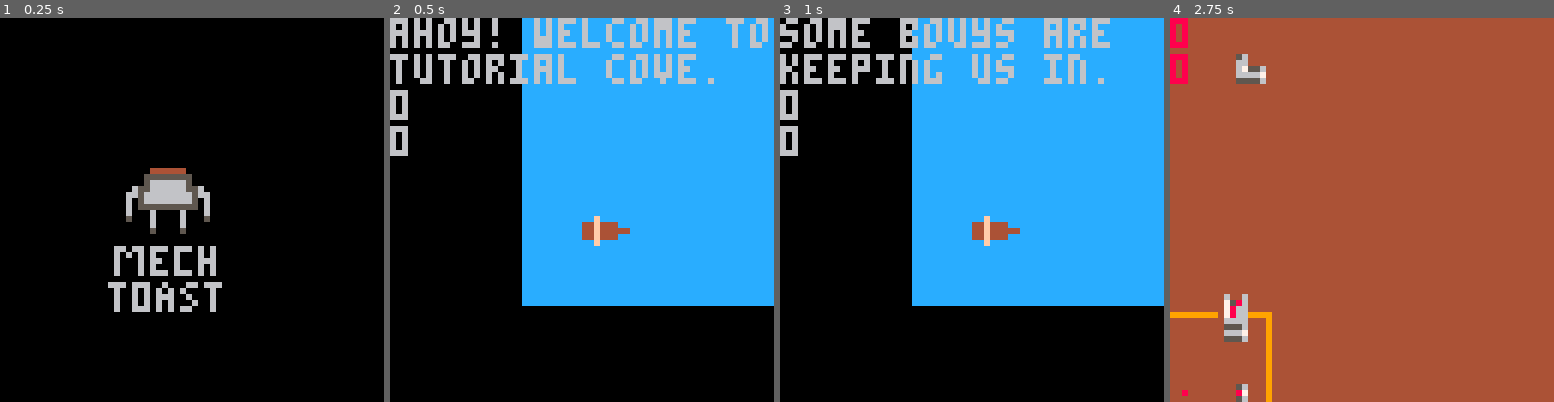
Above: before the commit, frames 1-4 (left to right).
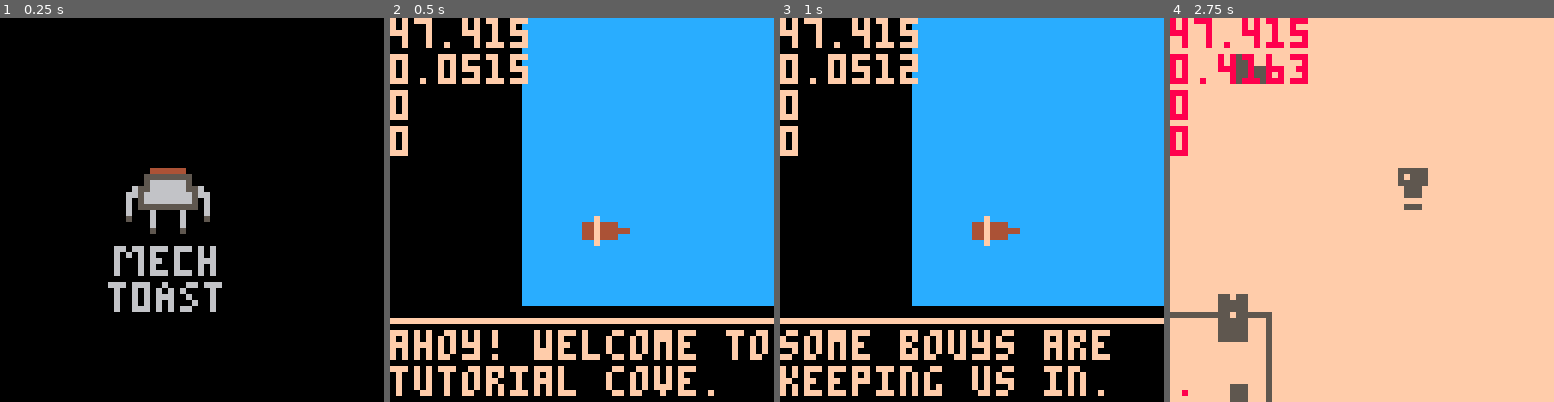
Above: after the commit, the same moments.

Repository: m-r-hunt/Pico-8-Carts
Game: PICO-8 cartridge lowrezjam.p8
Two runs of this game, one before a commit and one after it. Both use one fixed random seed, a clock stepped at 60 frames per second and the inputs below.
Inputs:
- Up to frame 1 (0.25 s): no input
- Up to frame 2 (0.5 s): tap X (X key) at 0.33 s
- Up to frame 3 (1 s): tap O (Z key) at 0.7 s
- Up to frame 4 (2.75 s): tap X (X key) at 1.07, 1.85 s; hold Right 1.6-2.1 s; tap O (Z key) at 1.7, 2.1, 2.5 s; hold Up 2.15-2.42 s; hold Right from 2.47 s (still down)

Frame 1 is identical in both runs. In frame 2, 15% of the frame differs, in the area x 0-100%, y 0-99%; in frame 3, 14%; in frame 4, 99%, in the area x 0-100%, y 0-100%.

Commit message:
More work on lrj game.

Diff:
--- a/lowrezjam.p8
+++ b/lowrezjam.p8
@@ -91,14 +91,20 @@
  -- ui and other stuff over the
  -- top of the game.
  camera()
+
+ if (mapmode) draw_map()
+ if message then
+  rectfill(0,50,63,63,0)
+  rect(0,50,63,50,15)
+  cursor(0,52)
+  color(15)
+  print(message_str[message_id])
+ end
+
  cursor(0,0)
-
- if (mapmode) draw_map()
- if (message) print(message_str[message_id])
-
  --debug and other.todo remove
- --print(stat(0))
- --print(stat(1))
+ print(stat(0))
+ print(stat(1))
  print(man.x)
  print(man.y)
 end
@@ -106,7 +112,11 @@
 function draw_map()
  for i=0,64,1 do
   for j=0,64,1 do
-   pset(i,j,mget(i,j))
+   if band(1,fget(mget(i,j)))!=0 then
+    pset(i,j,5)
+   else
+    pset(i,j,15)
+   end
   end
  end
  pset(p.x/8,p.y/8,8)
@@ -142,12 +152,28 @@
   end
 end
 
+function move_man(dx,dy)
+ tgt_px1=pget(32+dx,32+dy)
+ tgt_px2=pget(32+dx,31+dy)
+ if tgt_px1!=4 and tgt_px1!=12 and
+    tgt_px2!=4 and tgt_px2!=12
+ then
+  man.x+=dx
+  man.y+=dy
+  return true
+ end
+ return false
+end
+
 function update_docked()
-  moved=false
-  if btnp(0) then man.x-=1 moved=true end
-  if btnp(1) then man.x+=1 moved=true end
-  if btnp(2) then man.y-=1 moved=true end
-  if btnp(3) then man.y+=1 moved=true end
+  local moved=false
+  local dx=0
+  local dy=0
+  if btnp(0) then dx-=1 end
+  if btnp(1) then dx+=1 end
+  if btnp(2) then dy-=1 end
+  if btnp(3) then dy+=1 end
+  if (dx!=0 or dy!=0) moved=move_man(dx,dy)
   if (btnp(5)) docked=false
   if moved and manprompts[man.x]!=nil and manprompts[man.x][man.y]!=nil then
    show_message(manprompts[man.x][man.y])
@@ -529,7 +555,7 @@
 
 
 __gff__
-0000000000010100000000000000000000000000010101010101000000000000000000000101010101030000000000000000000001010103010000000000000000000000000000000000000000000000000000000000000000000000000000000000000000000000000000000000000000000000000000000000000000000000
+0000000000010100000000000000000000000000010101010101010101000000000000000101010101030101010000000000000001010103010100000000000000000000000000000000000000000000000000000000000000000000000000000000000000000000000000000000000000000000000000000000000000000000
 0000000000000000000000000000000000000000000000000000000000000000000000000000000000000000000000000000000000000000000000000000000000000000000000000000000000000000000000000000000000000000000000000000000000000000000000000000000000000000000000000000000000000000
 __map__
 0404040404040404040404040404040404040404040404040404040404040404040404040404040404040404040404040404040404040404040404040404040404040404040404040404040404040404040404040404040404040404040404040404040404040404040404040404040404040404040404040404040404040404
@@ -557,140 +583,140 @@
 0404040404040404040404040404040404040404040404040404040404040404040404040404040404040404040404040404040404040404040404040404040404040404040404040404040404040404040404040404040404040404040404040404040404040404040404040404040404040404040404040404040404040404
 0404040404040404040404040404040404040404040404040404040404040404040404040404040404040404040404040404040404040404040404040404040404040404040404040404040404040404040404040404040404040404040404040404040404040404040404040404040404040404040404040404040404040404
 0404040404040404040404040404040404040404040404040404040404040404040404040404040404040404040404040404040404040404040404040404040404040404040404040404040404040404040404040404040404040404040404040404040404040404040404040404040404040404040404040404040404040404
-0404040404040404040404040404040404040404040404040404040404040404040404040404040404040404040404040404040404040404040404040404040404040404040404040404040404040404040404040404040404040404040404040404040404040404040404040404040404040404040404040404040404040404
-0404040404040404040404040404040404040404040404040404040404040404040404040404040404040404040404040404040404040404040404040404040404040404040404040404040404040404040404040404040404040404040404040404040404040404040404040404040404040404040404040404040404040404
-0404040404040404040404040404040404040404040404040404040404040404040404040404040404040404040404040404040404040404040404040404040404040404040404040404040404040404040404040404040404040404040404040404040404040404040404040404040404040404040404040404040404040404
-0404040404040404040404040404040404040404040404040404040404040404040404040404040404040404040404040404040404040404040404040404040404040404040404040404040404040404040404040404040404040404040404040404040404040404040404040404040404040404040404040404040404040404
-0404040404040404040404040404040404040404040404040404040404040404040404040404040404040404040404040404040404040404040404040404040404040404040404040404040404040404040404040404040404040404040404040404040404040404040404040404040404040404040404040404040404040404
-0404040404040404040404040404040404040404040404040404040404040404040404040404040404040404040404040404040404040404040404040404040404040404040404040404040404040404040404040404040404040404040404040404040404040404040404040404040404040404040404040404040404040404
-0404040404040404040404040404040404040404040404040404040404040404040404040404040404040404040404040404040404040404040404040404040404040404040404040404040404040404040404040404040404040404040404040404040404040404040404040404040404040404040404040404040404040404
-…(130 lines of a section not shown)…
+0404040404040404040404040404040404040404040404040404040404040404040404040404142b1b151604040404040404040404040404040404040404040404040404040404040404040404040404040404040404040404040404040404040404040404040404040404040404040404040404040404040404040404040404
+04040404040404040404040404040404040404040404040404040404040404040404040404041c04241a2604040404040404040404040404040404040404040404040404040404040404040404040404040404040404040404040404040404040404040404040404040404040404040404040404040404040404040404040404
+0404040404040404040404040404040404040404040404040404040404040404040404040404391b28173604040404040404040404040404040404040404040404040404040404040404040404040404040404040404040404040404040404040404040404040404040404040404040404040404040404040404040404040404
+0404040404040404040404040404040404040404040404040404040404040404040404040404042425370404040404040404040404040404040404040404040404040404040404040404040404040404040404040404040404040404040404040404040404040404040404040404040404040404040404040404040404040404
+0404040404040404040404040404040404040404040404040404040404040404040404040404043435360404040404040404040404040404040404040404040404040404040404040404040404040404040404040404040404040404040404040404040404040404040404040404040404040404040404040404040404040404
+0404040404040404040404040404040404040404040404040404040404040404040404040404040404040404040404040404040404040404040404040404040404040404040404040404040404040404040404040404040404040404040404040404040404040404040404040404040404040404040404040404040404040404
+0404040404040404040404040404040404040404040404040404040404040404040404040404042a2b2c0404040404040404040404040404040404040404040404040404040404040404040404040404040404040404040404040404040404040404040404040404040404040404040404040404040404040404040404040404
+…(130 lines of a section not shown)…
Not shown, changed: 27 lines of the sprite sheet (__gfx__) section of lowrezjam.p8
